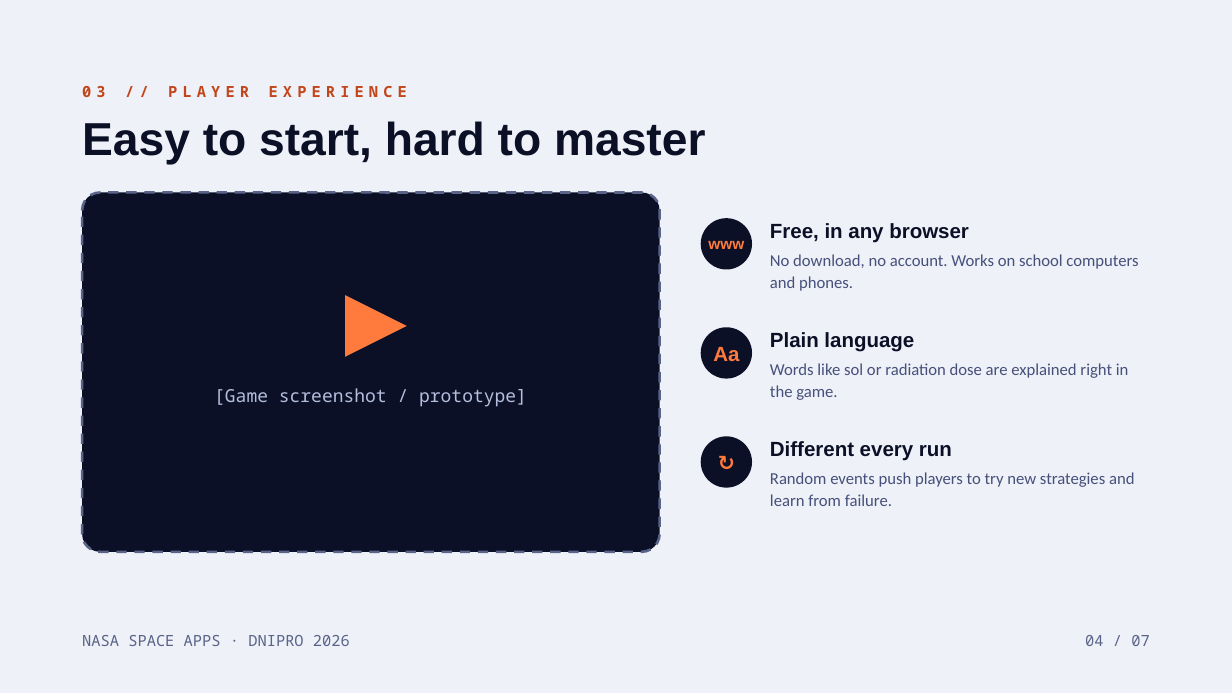
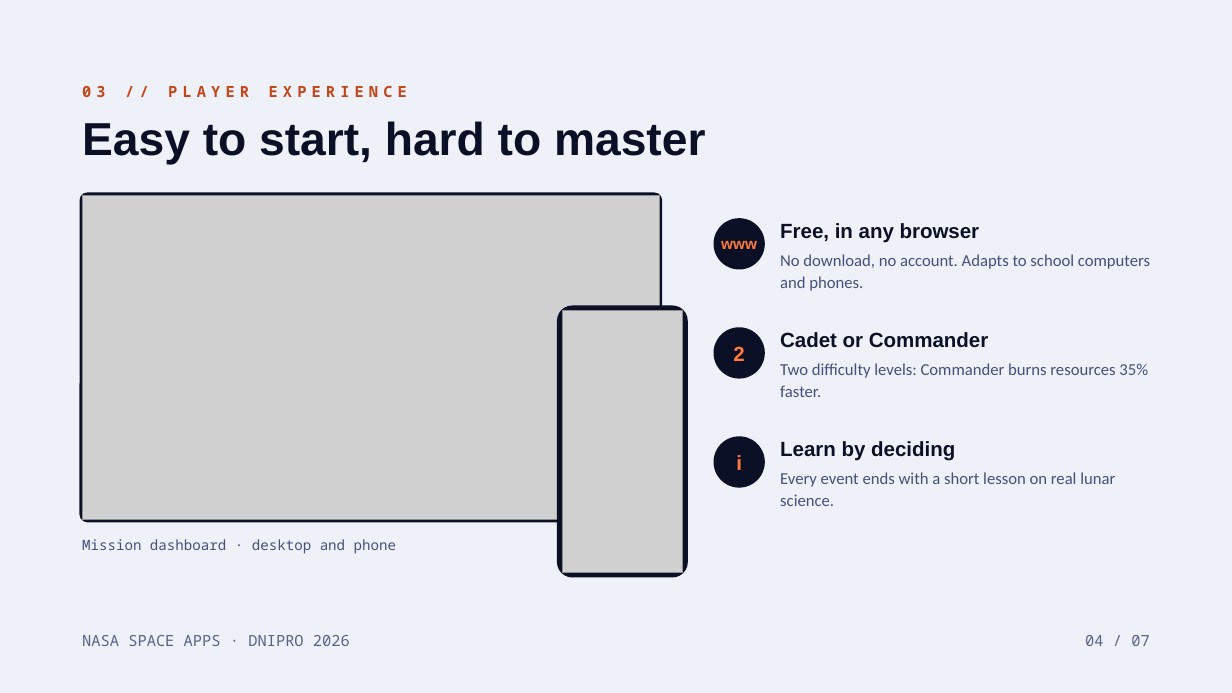
Before and after one commit to aleexxeyy/lunar-ops, a slide deck: slide 4 of Презентация/LunarOps_SpaceApps_Dnipro_2026.pptx. Drawn at 1232x693 pixels with LibreOffice and Linux fonts; fonts in the diff are those of the drawing; grey boxes stand for pictures. Boxes give left, top, right and bottom in pixels: in the first picture for what was removed or moved away, otherwise in the second. Text is boxed around its words. In the diff, an @@ line names an element or a change of style, - is before the commit and + after.

```diff
--- a/Презентация/LunarOps_SpaceApps_Dnipro_2026.pptx
+++ b/Презентация/LunarOps_SpaceApps_Dnipro_2026.pptx
@@ rounded rectangle: place and size @@
-rounded rectangle at bbox=[82, 192, 660, 552]
+rounded rectangle at bbox=[79, 192, 663, 522]
@@ rounded rectangle at bbox=[79, 192, 663, 522]: outline #5A6488 2 pt dashed to none; proportions changed @@
@@ picture added at bbox=[82, 195, 660, 519] @@
@@ ellipse "www": place and size @@
-ellipse "www" at bbox=[701, 218, 752, 270]
+ellipse "www" at bbox=[714, 218, 765, 270]
@@ text "Free, in any browser": place and size @@
-text "Free, in any browser" at bbox=[770, 223, 969, 243]
+text "Free, in any browser" at bbox=[780, 223, 980, 243]
@@ text at bbox=[780, 254, 1150, 291]: text changed @@
-No download, no account. Works on school computers and phones.
+No download, no account. Adapts to school computers and phones.
@@ triangle removed at bbox=[346, 295, 408, 357] @@
@@ rounded rectangle added at bbox=[557, 306, 689, 578], fill #0B1026 @@
@@ picture added at bbox=[562, 311, 683, 572] @@
@@ ellipse removed at bbox=[701, 327, 752, 379] @@
-Aa
@@ ellipse added at bbox=[714, 327, 765, 379], fill #0B1026, 16 pt, text #FF7A3D, bold @@
+2
@@ text at bbox=[780, 332, 988, 348]: text changed @@
-Plain language
+Cadet or Commander
@@ text removed at bbox=[214, 388, 527, 407] @@
-[Game screenshot / prototype]
@@ text at bbox=[780, 363, 1148, 397]: text changed @@
-Words like sol or radiation dose are explained right in the game.
+Two difficulty levels: Commander burns resources 35% faster.
@@ ellipse removed at bbox=[701, 436, 752, 488] @@
-↻
@@ ellipse added at bbox=[714, 436, 765, 488], fill #0B1026, 16 pt, text #FF7A3D, bold @@
+i
@@ text at bbox=[780, 441, 955, 461]: text changed @@
-Different every run
+Learn by deciding
@@ text at bbox=[780, 472, 1115, 506]: text changed @@
-Random events push players to try new strategies and learn from failure.
+Every event ends with a short lesson on real lunar science.
@@ text added at bbox=[82, 539, 396, 554], 11 pt, text #46507A @@
+Mission dashboard · desktop and phone
```
Also in this commit, not shown: 4 other slides changed, 1 slide added, 1 slide removed, 31 other files.
